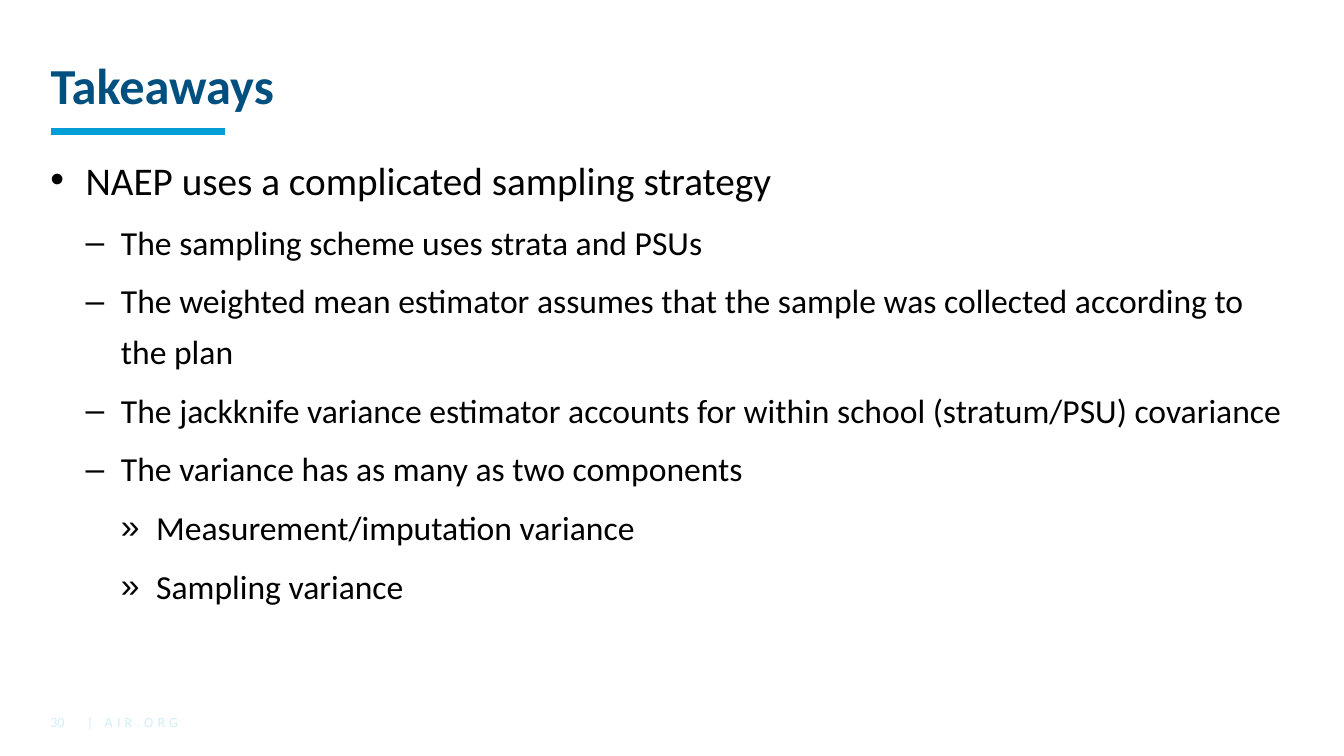
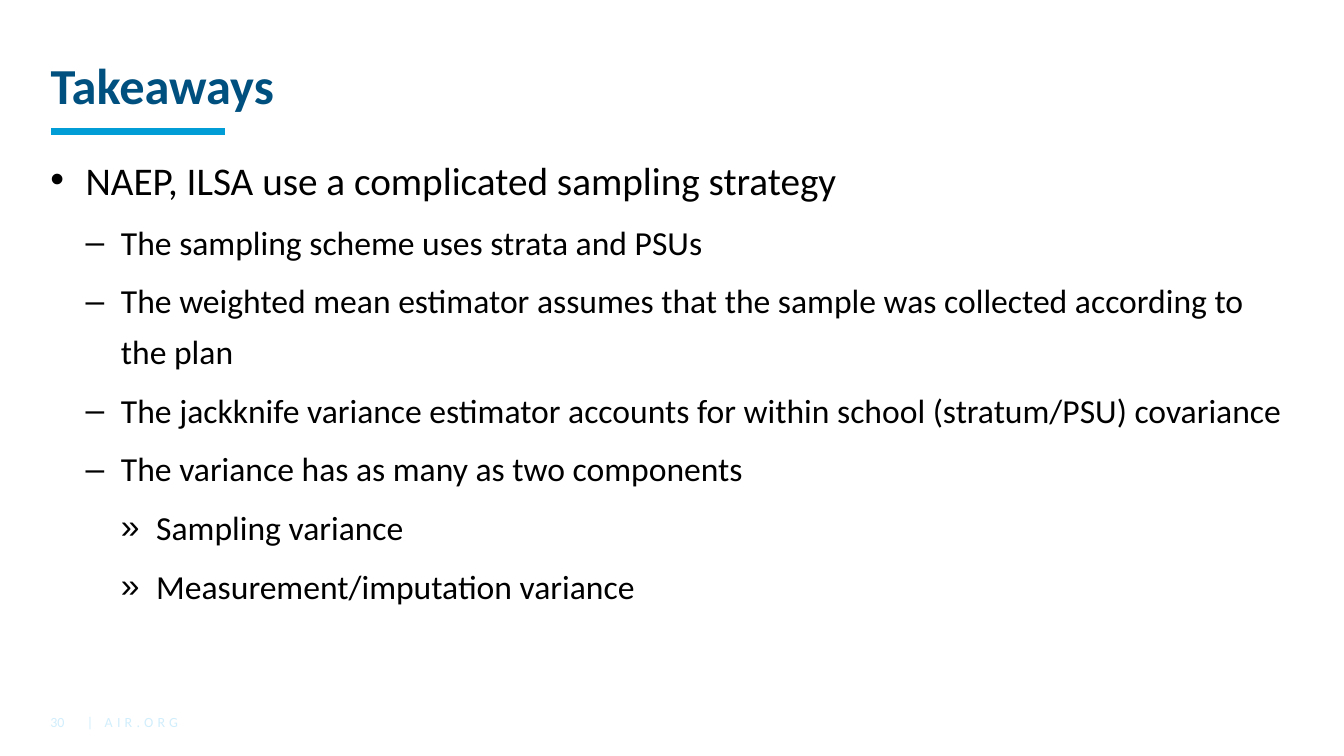
Before and after one commit to American-Institutes-for-Research/2021-Oct-EdSurvey-Training-Series, a slide deck: slide 30 of Day1/Day1_02_Sampling.pptx. Drawn at 1344x756 pixels with LibreOffice and Linux fonts; fonts in the diff are those of the drawing; background and template pictures are left out. Boxes give left, top, right and bottom in pixels: in the first picture for what was removed or moved away, otherwise in the second. Text is boxed around its words. In the diff, an @@ line names an element or a change of style, - is before the commit and + after.

```diff
--- a/Day1/Day1_02_Sampling.pptx
+++ b/Day1/Day1_02_Sampling.pptx
@@ text at (x1=86, y1=167, x2=837, y2=202): text changed @@
-• NAEP uses a complicated sampling strategy
+• NAEP, ILSA use a complicated sampling strategy
@@ text at (x1=156, y1=516, x2=404, y2=546): paragraph added @@
+    » Sampling variance
@@ text at (x1=156, y1=575, x2=404, y2=605): paragraph removed @@
-    » Sampling variance
```
